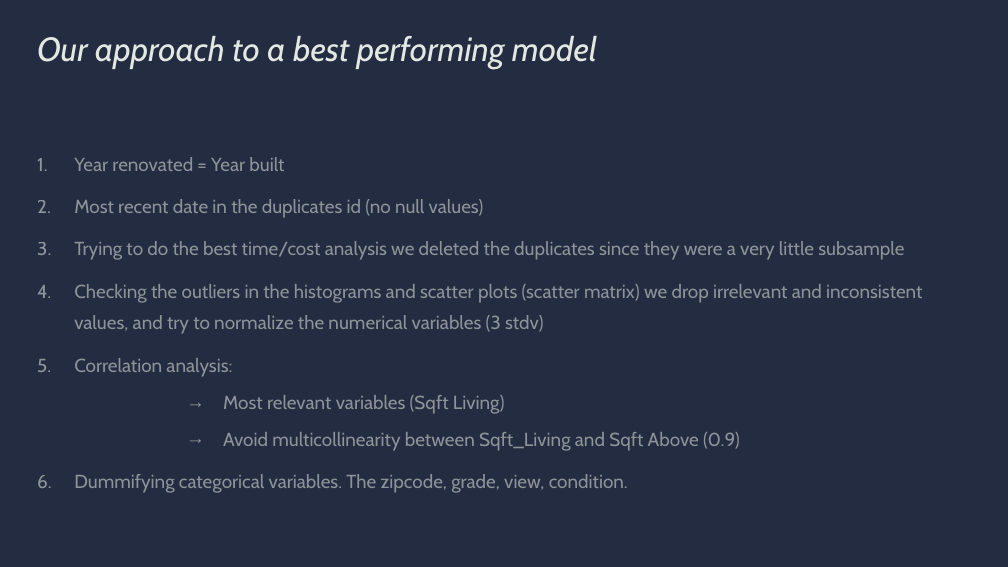
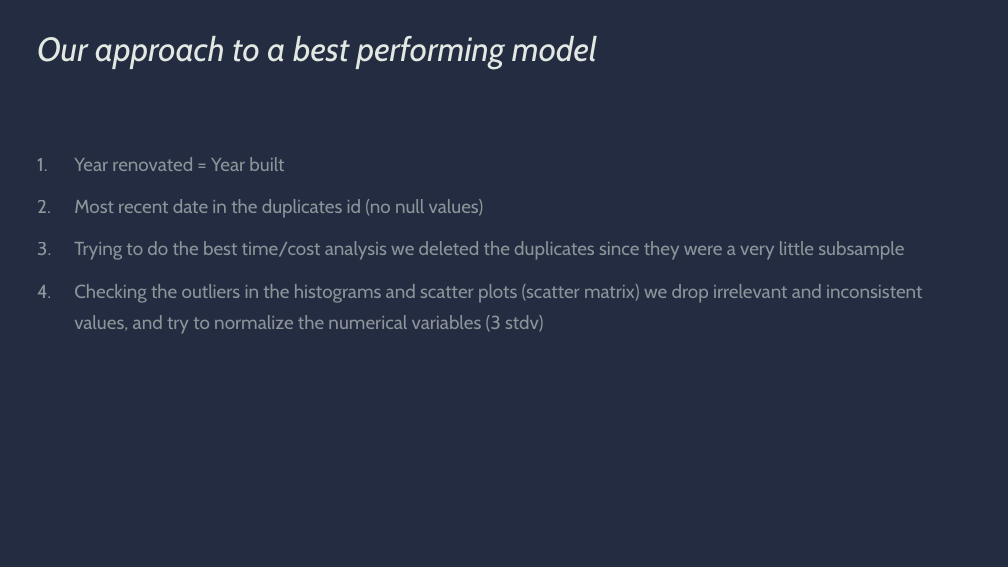
Before and after one commit to SergiGuasch/hangover, a slide deck: slide 2 of Presentation_Hangover.pptx. Drawn at 1008x567 pixels with LibreOffice and Linux fonts; fonts in the diff are those of the drawing. Boxes give left, top, right and bottom in pixels: in the first picture for what was removed or moved away, otherwise in the second. Text is boxed around its words. In the diff, an @@ line names an element or a change of style, - is before the commit and + after.

```diff
--- a/Presentation_Hangover.pptx
+++ b/Presentation_Hangover.pptx
@@ text at <box>74,358,740,493</box>: paragraphs removed @@
-5. Correlation analysis:
-        → Most relevant variables (Sqft Living)
-        → Avoid multicollinearity between Sqft_Living and Sqft Above (0.9)
-6. Dummifying categorical variables. The zipcode, grade, view, condition.
```
Also in this commit, not shown: 2 other slides changed, 2 slides added.
